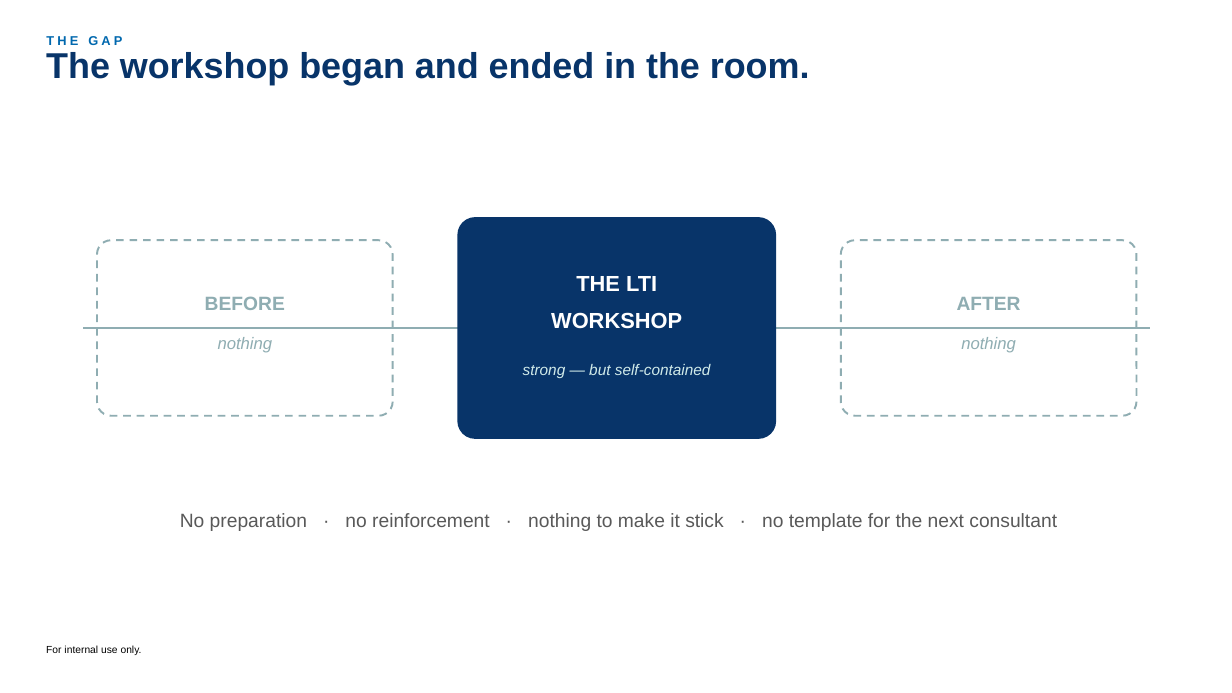
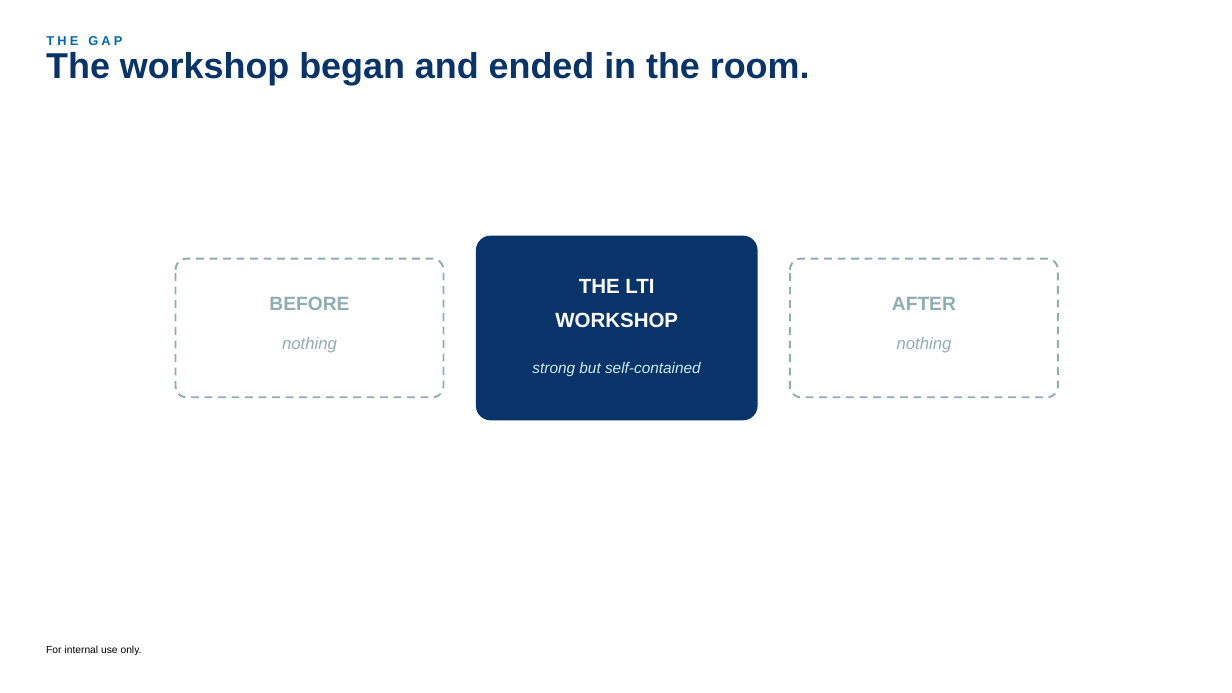
Before and after one commit to cheesin30/decisionframework, a slide deck: slide 2 of outputs/LTI_Learning_Experience_Capital_Learning.pptx (slide 3 before the commit). Drawn at 1232x693 pixels with LibreOffice and Linux fonts; fonts in the diff are those of the drawing. Boxes give left, top, right and bottom in pixels: in the first picture for what was removed or moved away, otherwise in the second. Text is boxed around its words. In the diff, an @@ line names an element or a change of style, - is before the commit and + after.

```diff
--- a/outputs/LTI_Learning_Experience_Capital_Learning.pptx
+++ b/outputs/LTI_Learning_Experience_Capital_Learning.pptx
@@ rounded rectangle: place and size @@
-rounded rectangle at box(457, 217, 776, 439)
+rounded rectangle at box(476, 236, 758, 421)
@@ rounded rectangle: place and size @@
-rounded rectangle at box(97, 240, 393, 416)
+rounded rectangle at box(176, 259, 444, 397)
@@ rounded rectangle: place and size @@
-rounded rectangle at box(841, 240, 1137, 416)
+rounded rectangle at box(790, 259, 1058, 397)
@@ text "BEFORE": place and size @@
-text "BEFORE" at box(205, 296, 285, 310)
+text "BEFORE" at box(269, 296, 349, 310)
@@ text "THE LTI" at box(579, 279, 654, 293): size 17 to 16 pt @@
@@ text "AFTER": place and size @@
-text "AFTER" at box(957, 297, 1021, 310)
+text "AFTER" at box(892, 297, 956, 310)
@@ line removed from (83, 328) to (1151, 328) @@
@@ text "WORKSHOP" at box(555, 312, 678, 328): size 17 to 16 pt @@
@@ text "nothing": place and size @@
-text "nothing" at box(218, 337, 273, 353)
+text "nothing" at box(282, 337, 337, 353)
@@ text "nothing": place and size @@
-text "nothing" at box(961, 337, 1016, 353)
+text "nothing" at box(897, 337, 952, 353)
@@ text at box(532, 362, 701, 376): text changed @@
-strong — but self-contained
+strong but self-contained
@@ text removed at box(180, 513, 1057, 531) @@
-No preparation · no reinforcement · nothing to make it stick · no template for the next consultant
```
Also in this commit, not shown: 2 other slides changed, 5 slides added, 20 slides removed.
